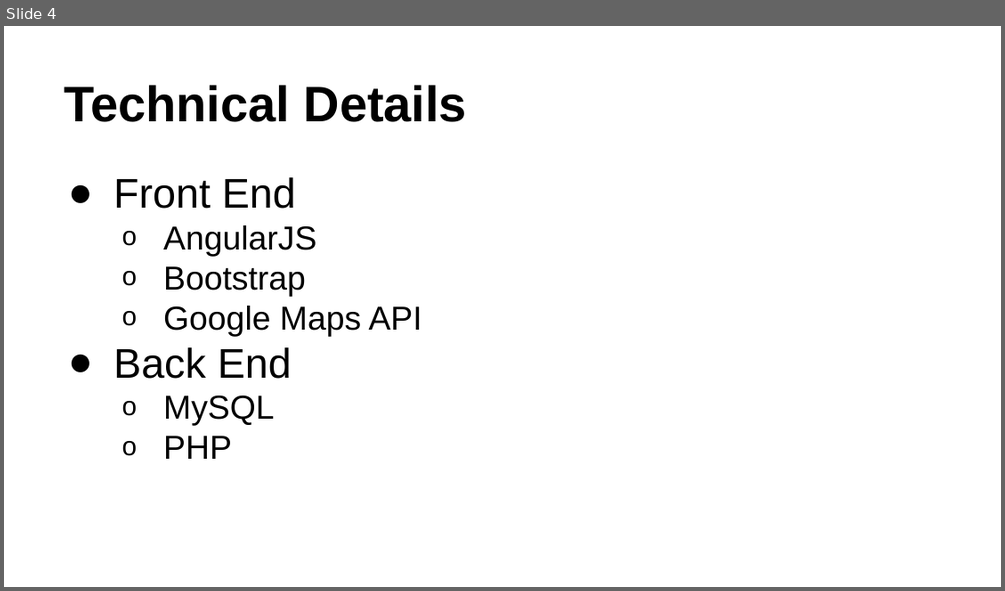
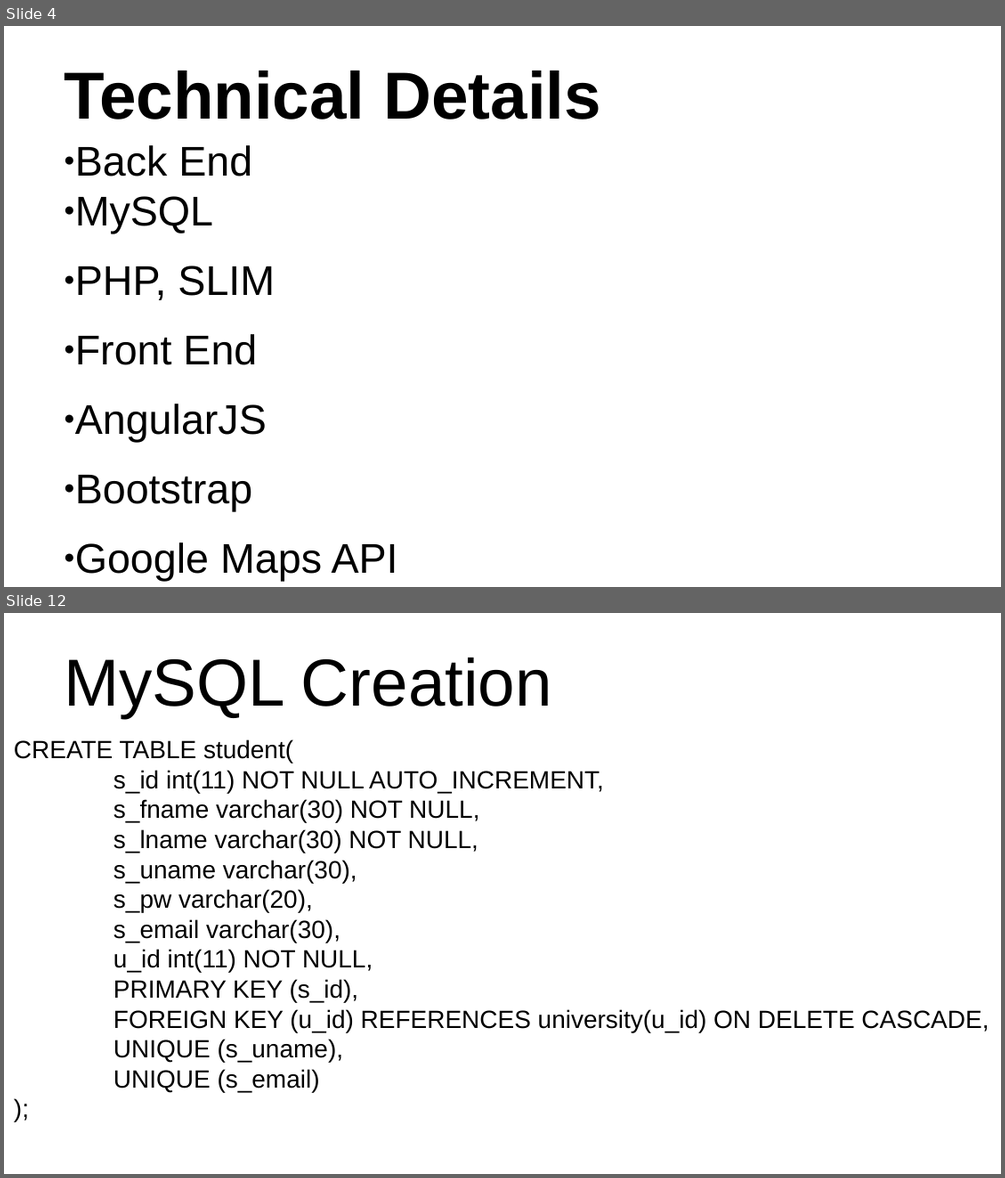
Before and after one commit to wwilhite/cop4710, a slide deck: PowerPoint/College Event Website.pptx. Shown one above the other, each under a label of ours: slide 4 before the commit, slides 4 and 12 after it; the slides between them are not shown. The pictures are 1005x591 and 1005x1178 pixels, drawn with LibreOffice and Linux fonts; fonts in the diff are those of the drawing. Boxes give left, top, right and bottom in pixels: in the first picture for what was removed or moved away, otherwise in the second. Text is boxed around its words. In the diff, an @@ line names an element or a change of style, - is before the commit and + after.

```diff
--- a/PowerPoint/College Event Website.pptx
+++ b/PowerPoint/College Event Website.pptx
@@ slide 12 added at bbox=[4, 613, 1001, 1174], background #FFFFFF @@
@@ title added at bbox=[64, 657, 552, 717], 48 pt, text #000000 @@
+MySQL Creation
@@ text added at bbox=[14, 739, 988, 1092], 18 pt, text #000000 @@
+CREATE TABLE student(
+s_id int(11) NOT NULL AUTO_INCREMENT,
+s_fname varchar(30) NOT NULL,
+s_lname varchar(30) NOT NULL,
+s_uname varchar(30),
+s_pw varchar(20),
+s_email varchar(30),
+u_id int(11) NOT NULL,
+PRIMARY KEY (s_id),
+FOREIGN KEY (u_id) REFERENCES university(u_id) ON DELETE CASCADE,
+UNIQUE (s_uname),
+UNIQUE (s_email)
+);
@@ slide 4 changed as well @@
@@ title "Technical Details" at bbox=[64, 70, 601, 119]: size 36 to 48 pt @@
@@ text "Back End": place and size @@
-text "Back End" at bbox=[113, 177, 422, 459]
+text "Back End" at bbox=[75, 145, 398, 581]
@@ text at bbox=[75, 145, 275, 300]: paragraphs added @@
+● Back End
+  ● MySQL
+  ● PHP, SLIM
@@ text at bbox=[75, 334, 398, 581]: size 24 to 30 pt in "AngularJS", "Bootstrap", "Google Maps API"; indent changed; more space between paragraphs; bullet o to ● @@
@@ text at bbox=[113, 347, 291, 459]: paragraphs removed @@
-● Back End
-  o MySQL
-  o PHP
```
Also in this commit, not shown: 2 other slides changed, 9 other slides added.
